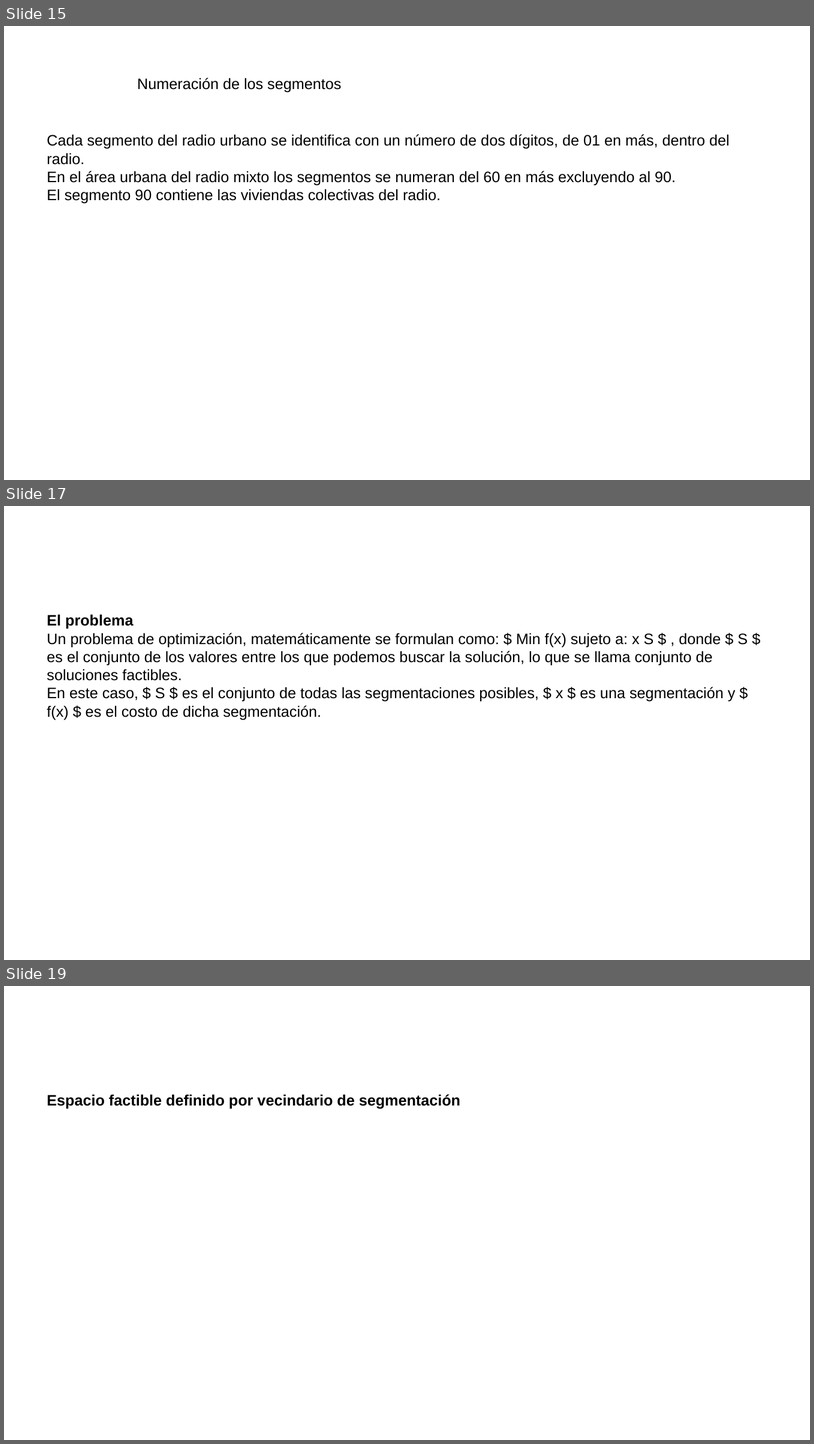
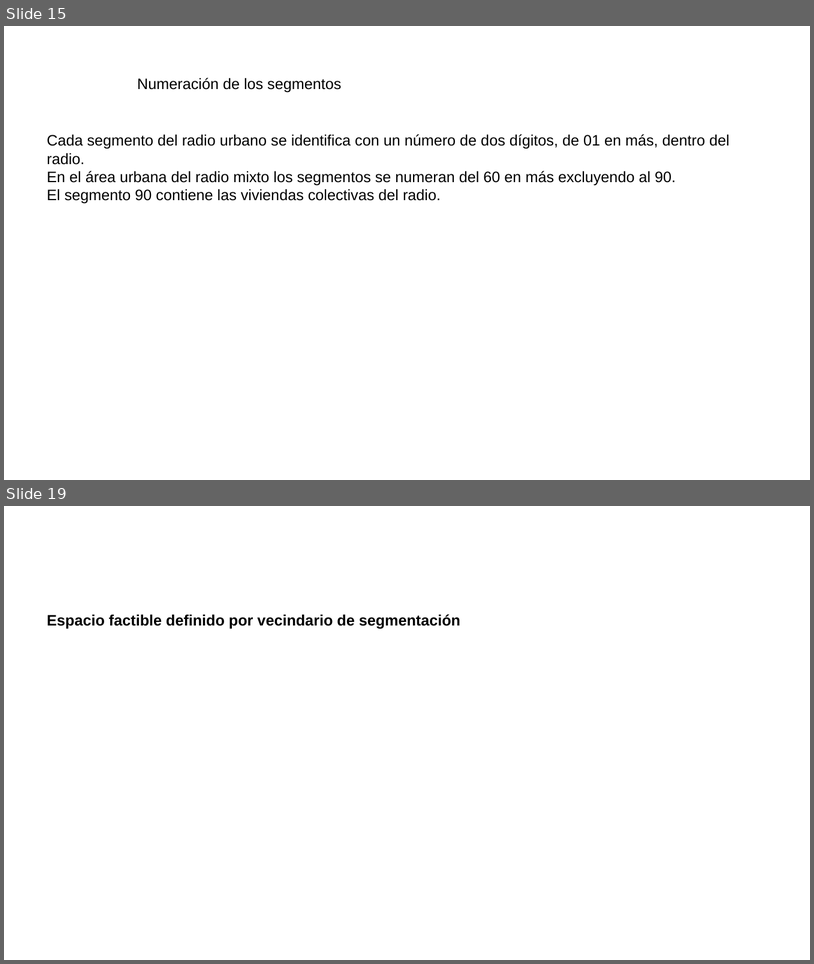
Before and after one commit to neptuso/Charlas, a slide deck: IDERA/segmentos.censo2022.pptx. Shown one above the other, each under a label of ours: slides 15, 17 and 19 before the commit, slides 15 and 19 after it; the slides between them are not shown. The pictures are 814x1444 and 814x964 pixels, drawn with LibreOffice and Linux fonts; fonts in the diff are those of the drawing; background and template pictures are left out. Boxes give left, top, right and bottom in pixels: in the first picture for what was removed or moved away, otherwise in the second. Text is boxed around its words. In the diff, an @@ line names an element or a change of style, - is before the commit and + after.

```diff
--- a/IDERA/segmentos.censo2022.pptx
+++ b/IDERA/segmentos.censo2022.pptx
@@ slide 17 removed at [4,506,810,960], background picture (left out) @@
@@ text removed at [47,614,748,720] @@
-El problema
-Un problema de optimización, matemáticamente se formulan como: $ Min f(x) sujeto a: x S $ , donde $ S $ es el conjunto de los valores entre los que podemos buscar la solución, lo que se llama conjunto de soluciones factibles.
-En este caso, $ S $ es el conjunto de todas las segmentaciones posibles, $ x $ es una segmentación y $ f(x) $ es el costo de dicha segmentación.
```
Also in this commit, not shown: 5 slides changed, 6 slides added, 3 other slides removed.
